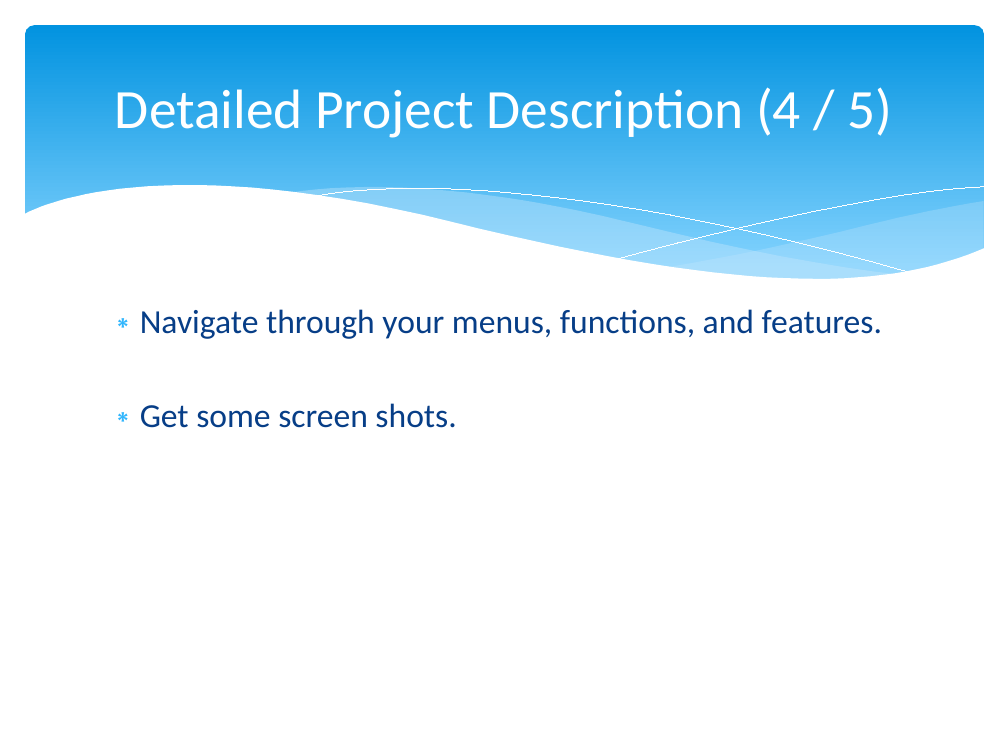
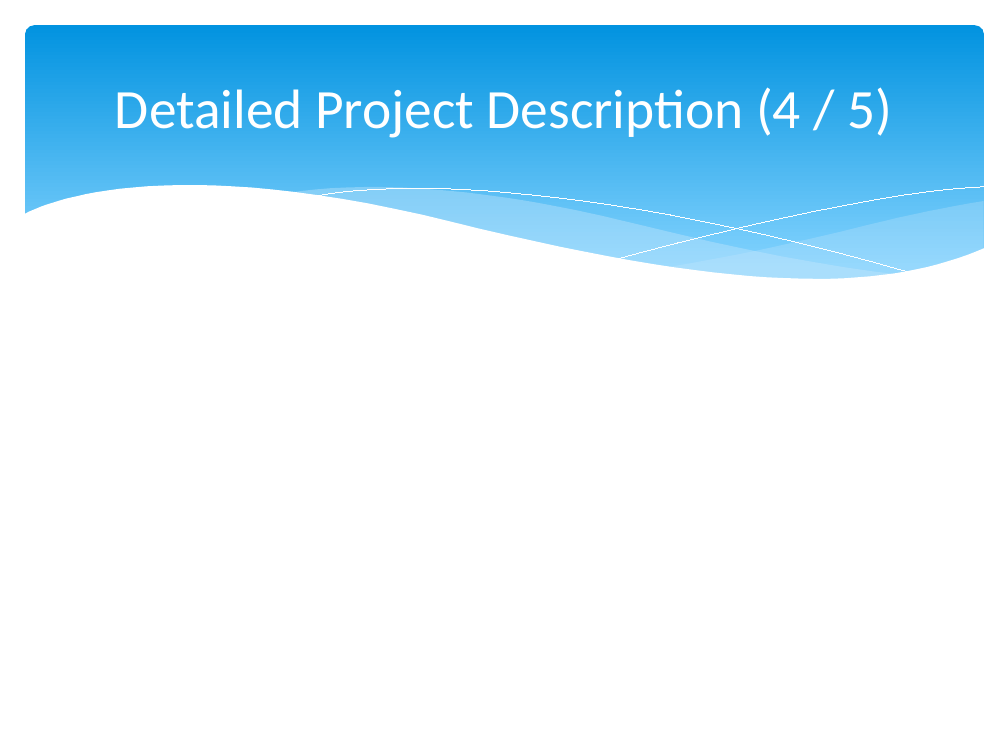
Before and after one commit to hankn01/VaccineCMSJavaSwing, a slide deck: slide 6 of team1Presentation.pptx. Drawn at 1008x756 pixels with LibreOffice and Linux fonts; fonts in the diff are those of the drawing. Boxes give left, top, right and bottom in pixels: in the first picture for what was removed or moved away, otherwise in the second. Text is boxed around its words. In the diff, an @@ line names an element or a change of style, - is before the commit and + after.

```diff
--- a/team1Presentation.pptx
+++ b/team1Presentation.pptx
@@ text removed at (x1=140, y1=309, x2=882, y2=428) @@
-∗ Navigate through your menus, functions, and features.
-∗ Get some screen shots.
```
Also in this commit, not shown: 4 other slides changed, 11 other files.
